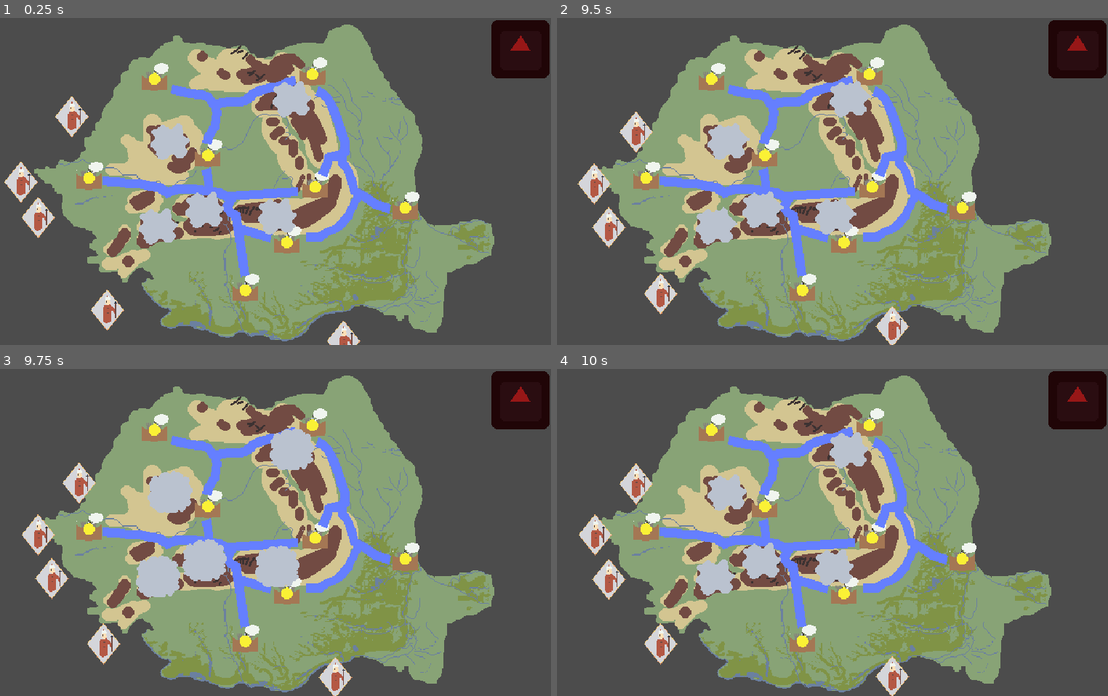
Above: before the commit, frames 1-4 (two rows, left to right).
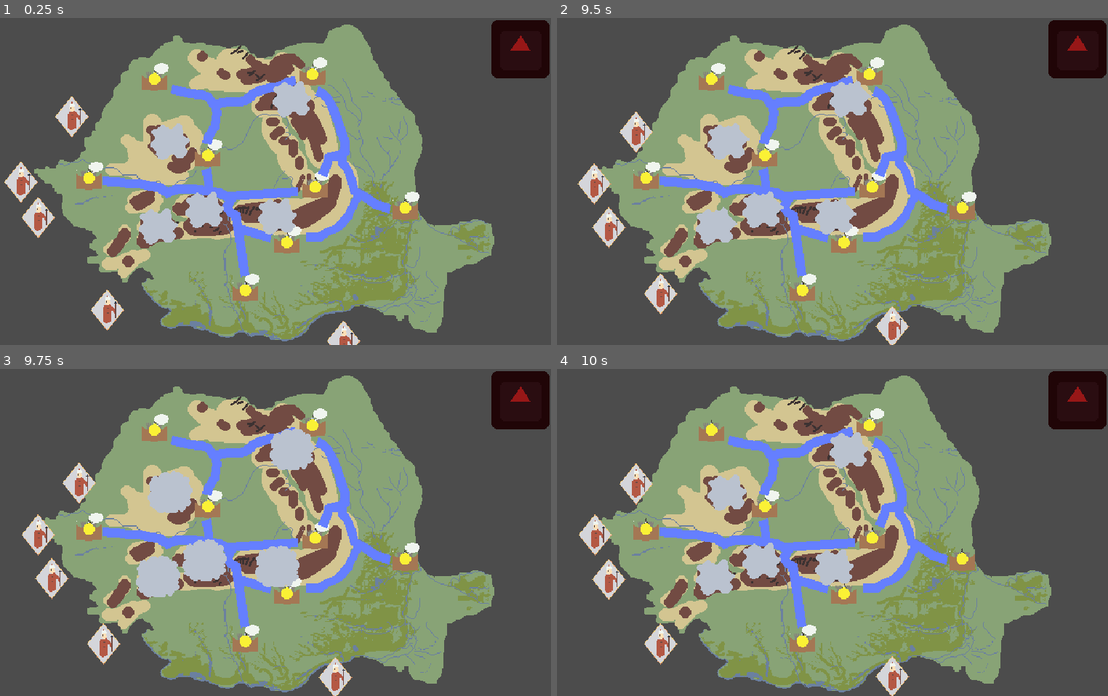
Above: after the commit, the same moments.

Repository: Bstylestuff/Solomonari
Game: Godot game, scene res://Screens/MainGame/World.tscn
Same seed, same stepped clock (60 frames per second), same inputs: the game is played once before the commit and once after it. This scene is started directly instead of the project's main scene. The engine's default icon, where the game draws it, is replaced by a stand-in: a white triangle on a blue panel in a dark square.
Inputs (mouse positions are in pixels of both pictures, inside the frame that each line leads up to):
- Up to frame 1 (0.25 s): no input
- Up to frame 2 (9.5 s): tap Enter at 0.5 s; move the mouse to (727, 142) at 0.52 s; click (727, 142) at 0.67 s; move the mouse to (711, 227) at 1.27 s; click (711, 227) at 1.42 s; move the mouse to (760, 210) at 2.02 s; click (760, 210) at 2.17 s; move the mouse to (849, 99) at 2.77 s; click (849, 99) at 2.92 s; move the mouse to (832, 217) at 3.52 s; click (832, 217) at 3.67 s; move the mouse to (645, 132) at 4.27 s; click (645, 132) at 4.42 s; move the mouse to (849, 181) at 5.02 s; click (849, 181) at 5.17 s; move the mouse to (727, 99) at 5.77 s; click (727, 99) at 5.92 s; move the mouse to (942, 165) at 6.52 s; click (942, 165) at 6.67 s; move the mouse to (700, 197) at 7.27 s; click (700, 197) at 7.42 s; move the mouse to (876, 109) at 8.02 s; click (876, 109) at 8.17 s; move the mouse to (788, 246) at 8.77 s; click (788, 246) at 8.92 s
- Up to frame 3 (9.75 s): move the mouse to (435, 581) at 9.52 s; click (435, 581) at 9.67 s
- Up to frame 4 (10 s): no input

Frames 1-3 are identical in both runs. In frame 4, 0.3% of the frame differs, in the area x 16-77%, y 13-68%.
Error before the commit: Invalid call. Nonexistent function 'randi_range' in base 'Nil'. (res://Town/settlement_base.gd:97)

Commit message:
fixed rand

Diff:
--- a/Screens/MainGame/World.gd
+++ b/Screens/MainGame/World.gd
@@ -7,6 +7,7 @@
 		mobile=false
 	if(mobile):
 		$pauseButton.show()
+	GameState.prep_rand()
 
 func _on_pauseButton_pressed():
 
--- a/Utils/GameState.gd
+++ b/Utils/GameState.gd
@@ -6,7 +6,7 @@
 var enemy_spawn_rate:int = 0
 var randomizer
 
-func _on_ready():
+func prep_rand():
 	randomizer=RandomNumberGenerator.new()
 	randomizer.randomize()
 
--- a/project.godot
+++ b/project.godot
@@ -63,7 +63,6 @@
 [gui]
 
 common/drop_mouse_on_gui_input_disabled=true
-theme/custom_font="res://Experiments/Font.TTF"
 
 [input]
 
